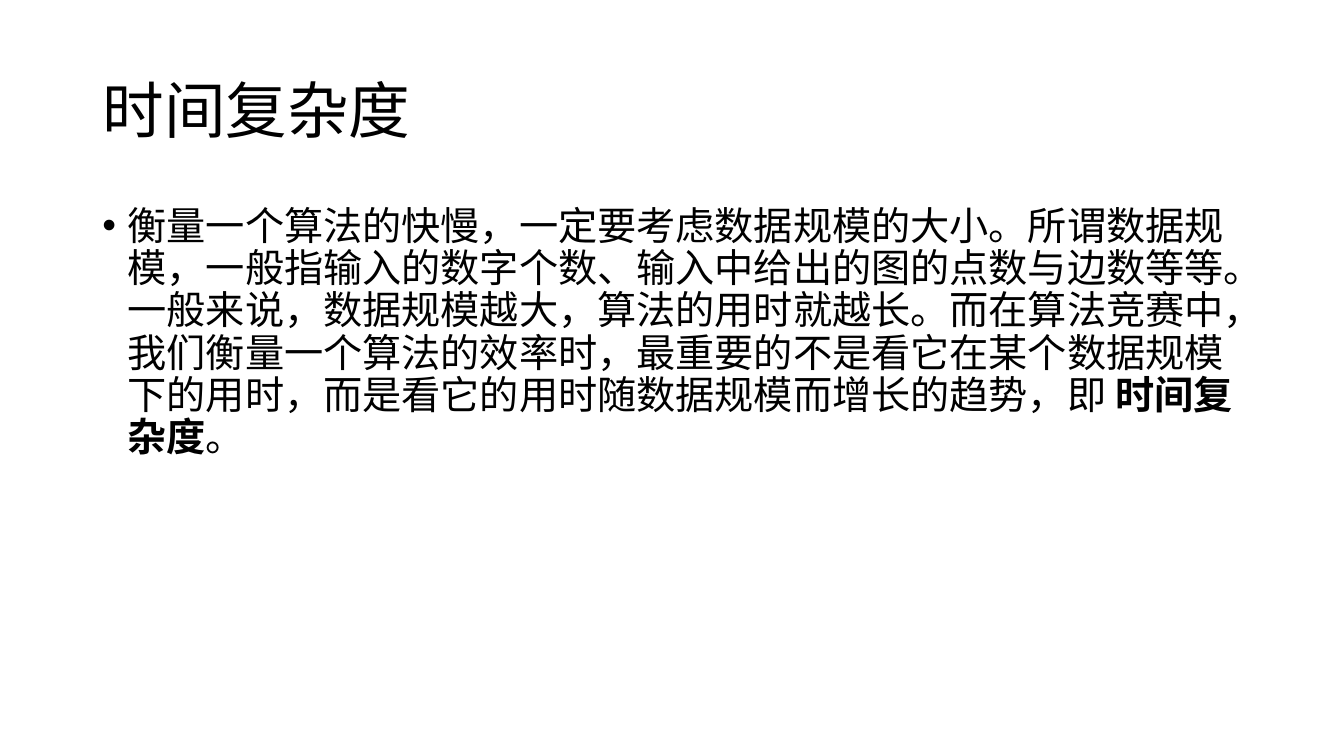
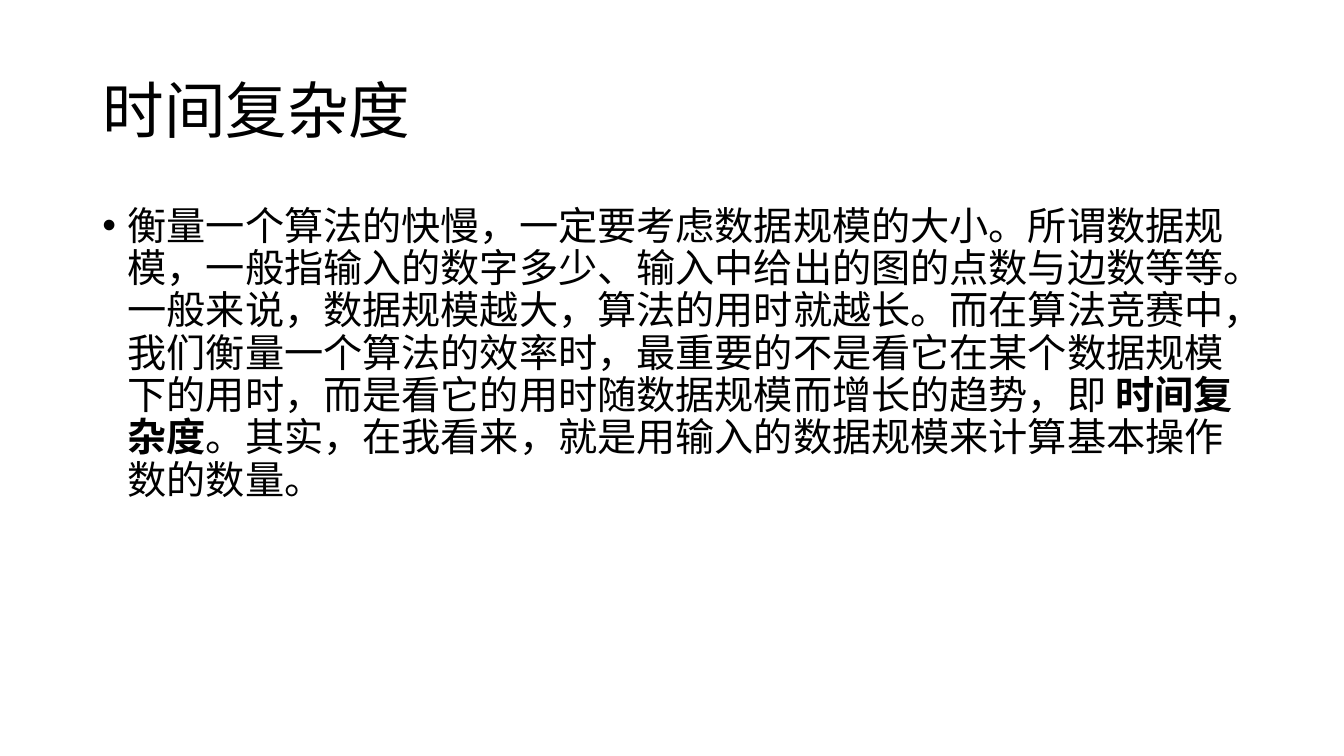
Before and after one commit to ztg-666/suanfa, a slide deck: slide 4 of 算法竞赛ppt/004_复杂度.pptx. Drawn at 1344x756 pixels with LibreOffice and Linux fonts; fonts in the diff are those of the drawing. Boxes give left, top, right and bottom in pixels: in the first picture for what was removed or moved away, otherwise in the second. Text is boxed around its words. In the diff, an @@ line names an element or a change of style, - is before the commit and + after.

```diff
--- a/算法竞赛ppt/004_复杂度.pptx
+++ b/算法竞赛ppt/004_复杂度.pptx
@@ text at <box>128,207,1263,497</box>: text changed @@
-• 衡量一个算法的快慢，一定要考虑数据规模的大小。所谓数据规模，一般指输入的数字个数、输入中给出的图的点数与边数等等。一般来说，数据规模越大，算法的用时就越长。而在算法竞赛中，我们衡量一个算法的效率时，最重要的不是看它在某个数据规模下的用时，而是看它的用时随数据规模而增长的趋势，即 时间复杂度。
+• 衡量一个算法的快慢，一定要考虑数据规模的大小。所谓数据规模，一般指输入的数字多少、输入中给出的图的点数与边数等等。一般来说，数据规模越大，算法的用时就越长。而在算法竞赛中，我们衡量一个算法的效率时，最重要的不是看它在某个数据规模下的用时，而是看它的用时随数据规模而增长的趋势，即 时间复杂度。其实，在我看来，就是用输入的数据规模来计算基本操作数的数量。
```
Also in this commit, not shown: 3 other slides changed, 3 other files.
